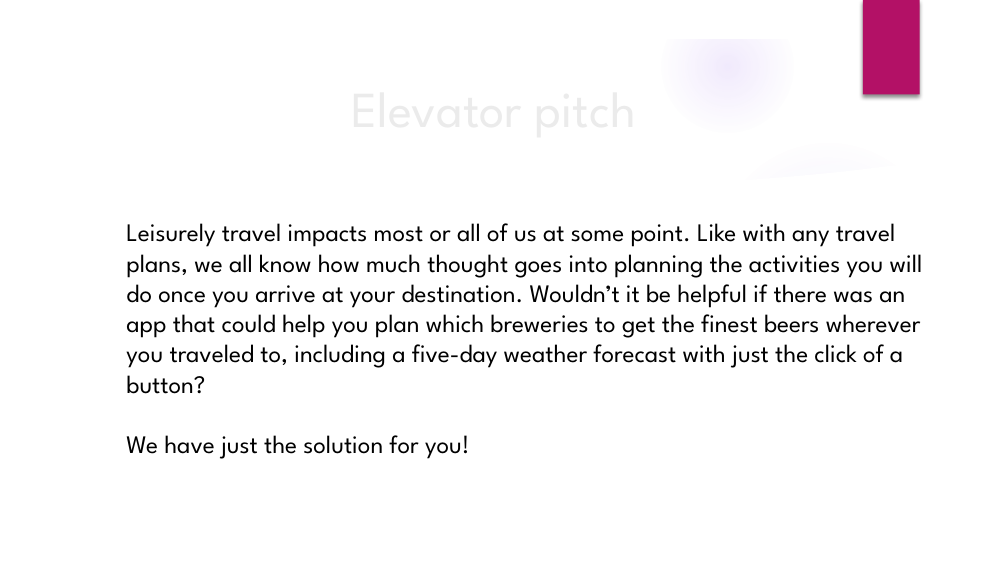
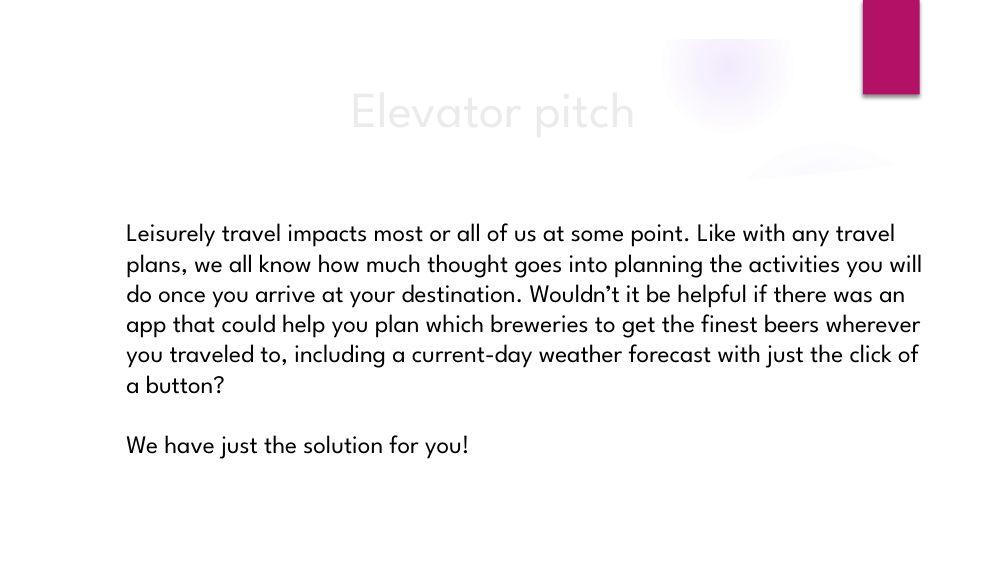
Before and after one commit to sdesire/APIs-For-IPAs, a slide deck: slide 2 of Project Presentation.pptx. Drawn at 1008x567 pixels with LibreOffice and Linux fonts; fonts in the diff are those of the drawing; background and template pictures are left out. Boxes give left, top, right and bottom in pixels: in the first picture for what was removed or moved away, otherwise in the second. Text is boxed around its words. In the diff, an @@ line names an element or a change of style, - is before the commit and + after.

```diff
--- a/Project Presentation.pptx
+++ b/Project Presentation.pptx
@@ text at box(126, 223, 923, 394): text changed @@
-Leisurely travel impacts most or all of us at some point. Like with any travel plans, we all know how much thought goes into planning the activities you will do once you arrive at your destination. Wouldn’t it be helpful if there was an app that could help you plan which breweries to get the finest beers wherever you traveled to, including a five-day weather forecast with just the click of a button?
+Leisurely travel impacts most or all of us at some point. Like with any travel plans, we all know how much thought goes into planning the activities you will do once you arrive at your destination. Wouldn’t it be helpful if there was an app that could help you plan which breweries to get the finest beers wherever you traveled to, including a current-day weather forecast with just the click of a button?
```
Also in this commit, not shown: 7 other slides changed.
